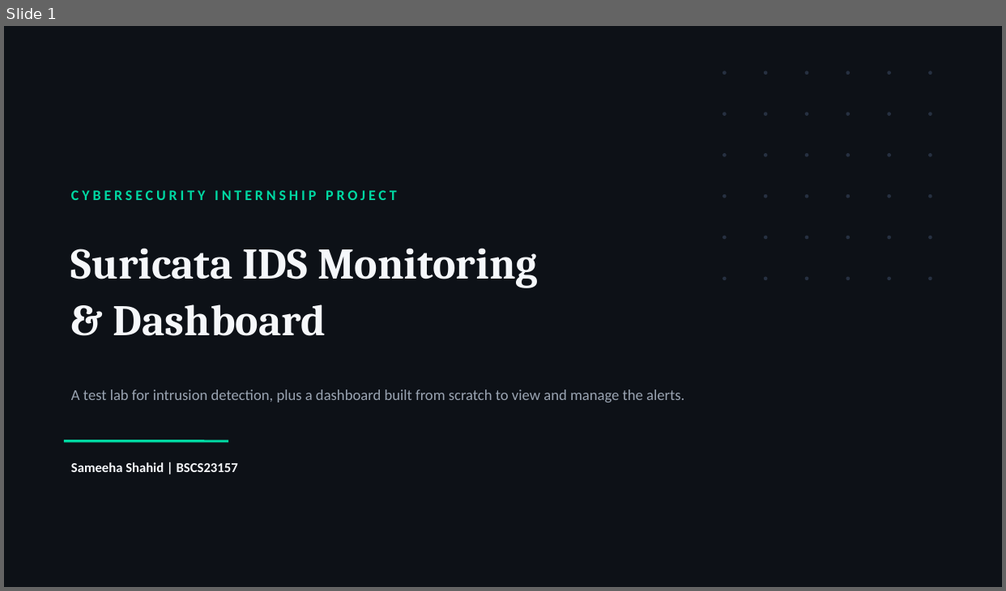
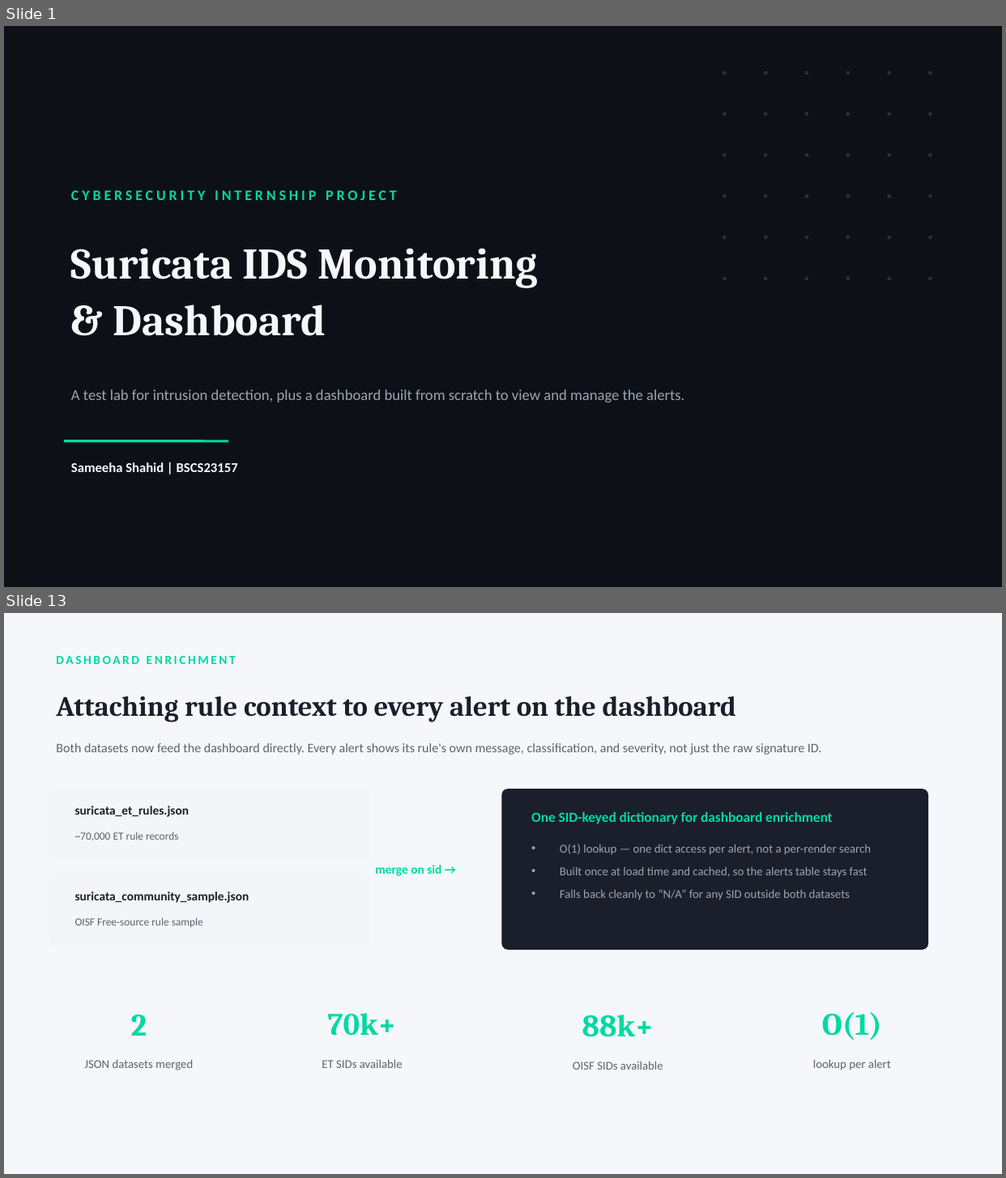
Before and after one commit to Sameeha135/suricata-ids-lab, a slide deck: 2026-08-24_to_2026-08-28_Documentation/Suricata_Project_Presentation.pptx. Shown one above the other, each under a label of ours: slide 1 before the commit, slides 1 and 13 after it; the slides between them are not shown. The pictures are 1006x591 and 1006x1178 pixels, drawn with LibreOffice and Linux fonts; fonts in the diff are those of the drawing. Boxes give left, top, right and bottom in pixels: in the first picture for what was removed or moved away, otherwise in the second. Text is boxed around its words. In the diff, an @@ line names an element or a change of style, - is before the commit and + after.

```diff
--- a/2026-08-24_to_2026-08-28_Documentation/Suricata_Project_Presentation.pptx
+++ b/2026-08-24_to_2026-08-28_Documentation/Suricata_Project_Presentation.pptx
@@ slide 13 added at (x1=4, y1=613, x2=1002, y2=1174), background #F5F7FA @@
@@ text added at (x1=56, y1=656, x2=236, y2=664), 12 pt, text #00D9A3, bold @@
+DASHBOARD ENRICHMENT
@@ text added at (x1=56, y1=696, x2=736, y2=722), 27 pt, text #1A1F2B, bold @@
+Attaching rule context to every alert on the dashboard
@@ text added at (x1=56, y1=743, x2=822, y2=755), 12.5 pt, text #5B6472 @@
+Both datasets now feed the dashboard directly. Every alert shows its rule's own message, classification, and severity, not just the raw signature ID.
@@ rounded rectangle added at (x1=49, y1=789, x2=371, y2=860), fill #F3F5F8 @@
@@ text added at (x1=75, y1=806, x2=189, y2=817), 12 pt, text #1A1F2B, bold @@
+suricata_et_rules.json
@@ rounded rectangle added at (x1=502, y1=789, x2=928, y2=950), fill #1A1F2B @@
@@ text added at (x1=531, y1=812, x2=833, y2=824), 13.5 pt, text #00D9A3, bold @@
+One SID-keyed dictionary for dashboard enrichment
@@ text added at (x1=75, y1=832, x2=179, y2=841), 10.5 pt, text #5B6472 @@
+~70,000 ET rule records
@@ text added at (x1=560, y1=844, x2=871, y2=901), 11.5 pt, text #9AA4B2 @@
+• O(1) lookup — one dict access per alert, not a per-render search
+• Built once at load time and cached, so the alerts table stays fast
+• Falls back cleanly to “N/A” for any SID outside both datasets
@@ rounded rectangle added at (x1=49, y1=875, x2=371, y2=946), fill #F3F5F8 @@
@@ text added at (x1=375, y1=865, x2=441, y2=876), 12 pt, text #00D9A3, bold @@
+merge on sid →
@@ text added at (x1=75, y1=892, x2=249, y2=903), 12 pt, text #1A1F2B, bold @@
+suricata_community_sample.json
@@ text added at (x1=75, y1=918, x2=203, y2=927), 10.5 pt, text #5B6472 @@
+OISF Free-source rule sample
@@ text added at (x1=131, y1=1015, x2=147, y2=1036), 30 pt, text #00D9A3, bold @@
+2
@@ text added at (x1=328, y1=1013, x2=397, y2=1036), 30 pt, text #00D9A3, bold @@
+70k+
@@ text added at (x1=582, y1=1015, x2=654, y2=1037), 30 pt, text #00D9A3, bold @@
+88k+
@@ text added at (x1=822, y1=1012, x2=882, y2=1040), 30 pt, text #00D9A3, bold @@
+O(1)
@@ text added at (x1=84, y1=1059, x2=193, y2=1071), 11.5 pt, text #5B6472 @@
+JSON datasets merged
@@ text added at (x1=322, y1=1059, x2=403, y2=1068), 11.5 pt, text #5B6472 @@
+ET SIDs available
@@ text added at (x1=573, y1=1061, x2=663, y2=1070), 11.5 pt, text #5B6472 @@
+OISF SIDs available
@@ text added at (x1=813, y1=1059, x2=891, y2=1071), 11.5 pt, text #5B6472 @@
+lookup per alert
```
Also in this commit, not shown: 9 slides changed, 19 other slides added, 1 slide removed, 3 other files.
